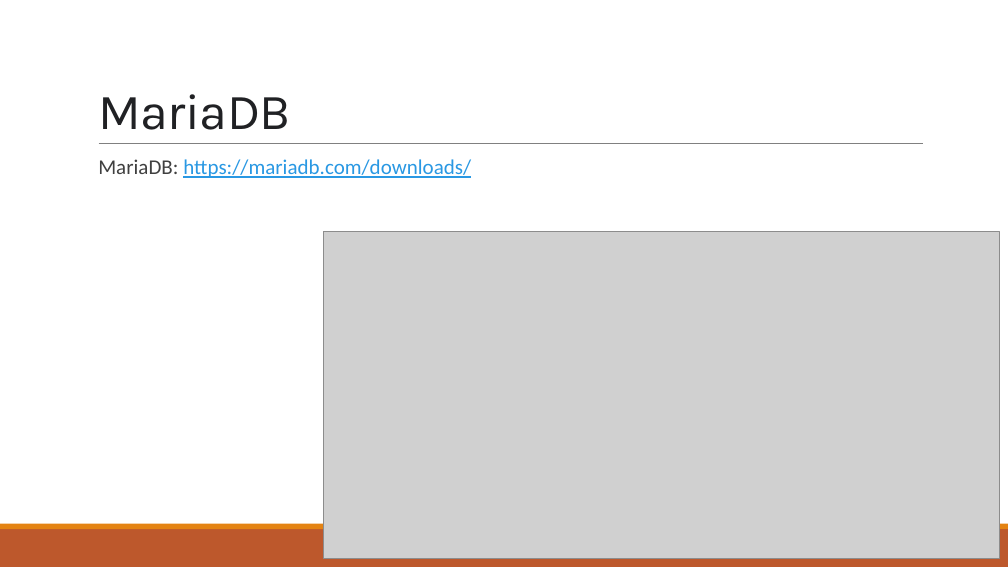
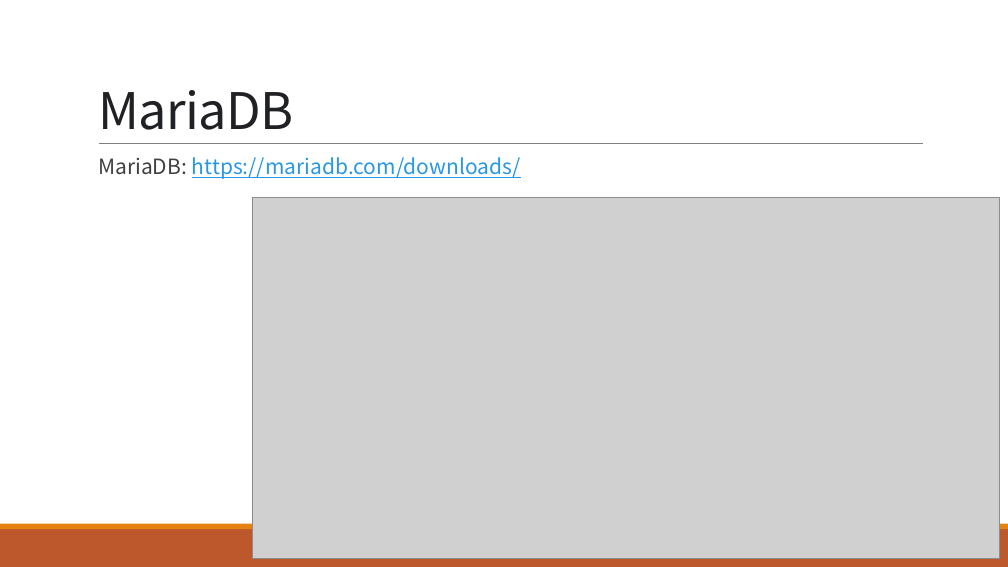
Before and after one commit to LinGaOscar/Java-Learning, a slide deck: slide 9 of doc/JAVA 課前環境配置.pptx. Drawn at 1008x567 pixels with LibreOffice and Linux fonts; fonts in the diff are those of the drawing; grey boxes stand for pictures. Boxes give left, top, right and bottom in pixels: in the first picture for what was removed or moved away, otherwise in the second. Text is boxed around its words. In the diff, an @@ line names an element or a change of style, - is before the commit and + after.

```diff
--- a/doc/JAVA 課前環境配置.pptx
+++ b/doc/JAVA 課前環境配置.pptx
@@ title "MariaDB" at [98,90,294,130]: font Karla to Noto Sans CJK SC @@
@@ text "MariaDB: https://mariadb.com/downloads/" at [98,157,521,179]: font Calibri to Noto Sans CJK SC @@
@@ picture: place and size @@
-picture at [324,231,1000,559]
+picture at [253,197,1000,559]
```
Also in this commit, not shown: 1 slide added.
